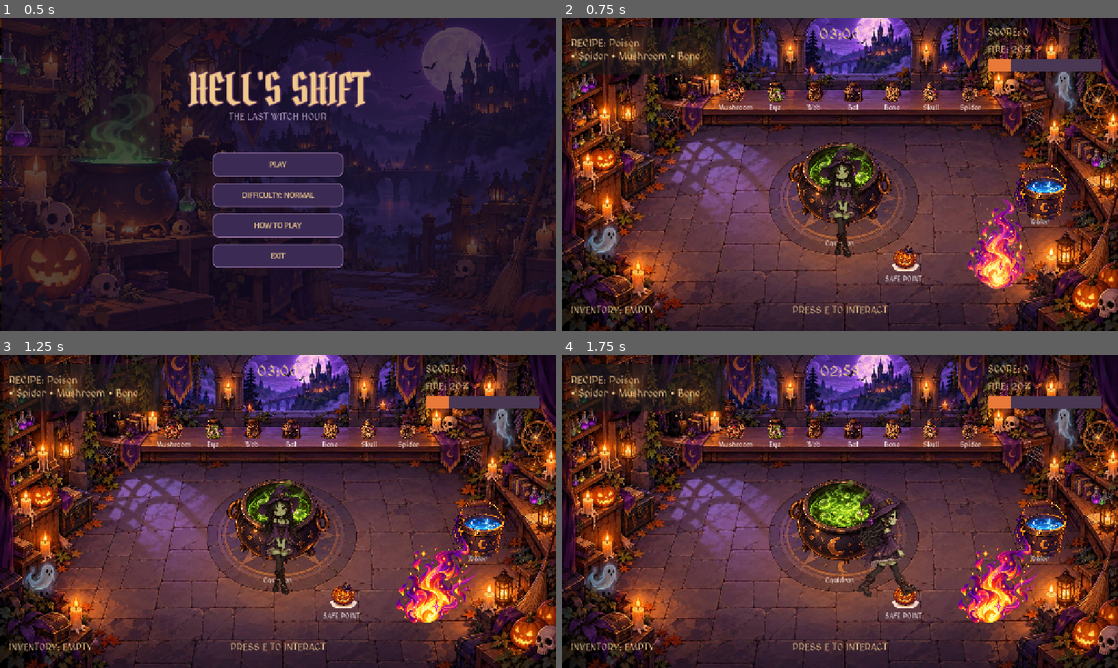
Above: before the commit, frames 1-4 (two rows, left to right).
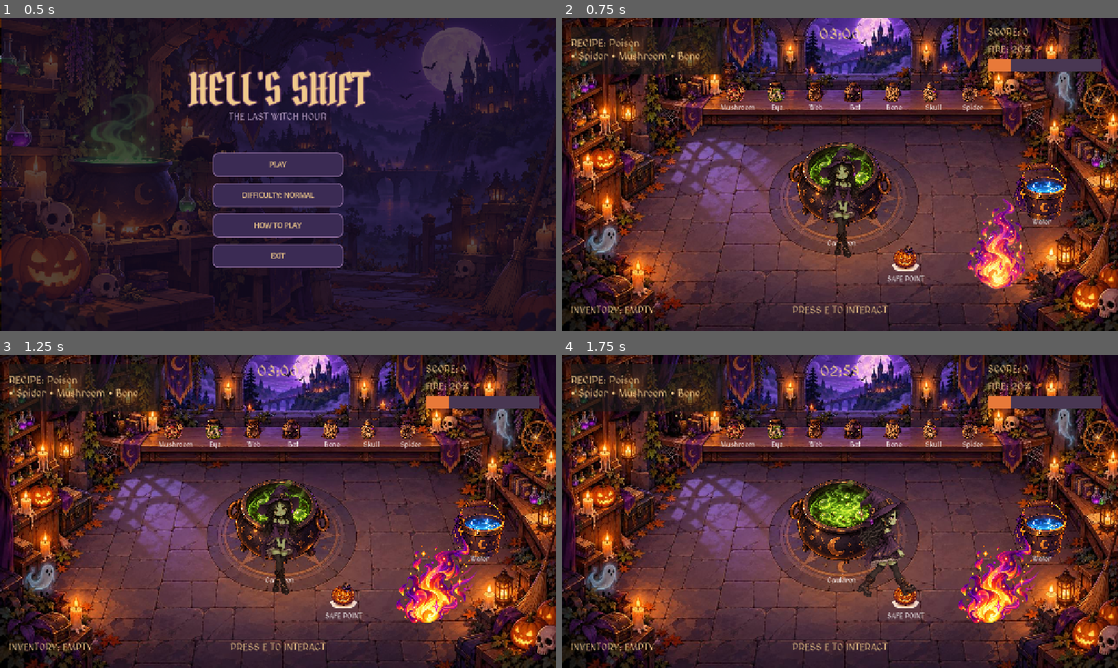
Above: after the commit, the same moments.

Repository: ryadoviy/HellsShift
Game: Godot game, scene res://main.tscn
The game is run twice, just before and just after one commit, with the same random seed, the same clock (stepped at 60 frames per second) and the same inputs.
Inputs (mouse positions are in pixels of both pictures, inside the frame that each line leads up to):
- Up to frame 1 (0.5 s): no input
- Up to frame 2 (0.75 s): click "PLAY" at 0.5 s
- Up to frame 3 (1.25 s): no input
- Up to frame 4 (1.75 s): tap E (interact) at 1.25 s; move the mouse to (962, 495) at 1.27 s; hold D (move_right) from 1.28 s (still down); hold Q (drop_item) from 1.28 s (still down); click (962, 495) at 1.42 s

Frame 1 is identical in both runs. In frame 2, 0.4% of the frame differs, in the area x 28-88%, y 27-85%; in frame 3, 0.4%; in frame 4, 0.5%.

Commit message:
Center safe point label
Co-authored-by: Copilot <223556219+Copilot@users.noreply.github.com>

Diff:
--- a/interactable.gd
+++ b/interactable.gd
@@ -39,7 +39,7 @@
 
 	var caption := Label.new()
 	caption.text = display_name
-	caption.size = Vector2(130, 30)
+	caption.size = Vector2(140, 30)
 	caption.horizontal_alignment = HORIZONTAL_ALIGNMENT_CENTER
 	caption.mouse_filter = Control.MOUSE_FILTER_IGNORE
 	caption.add_theme_font_override("font", UI_FONT)
